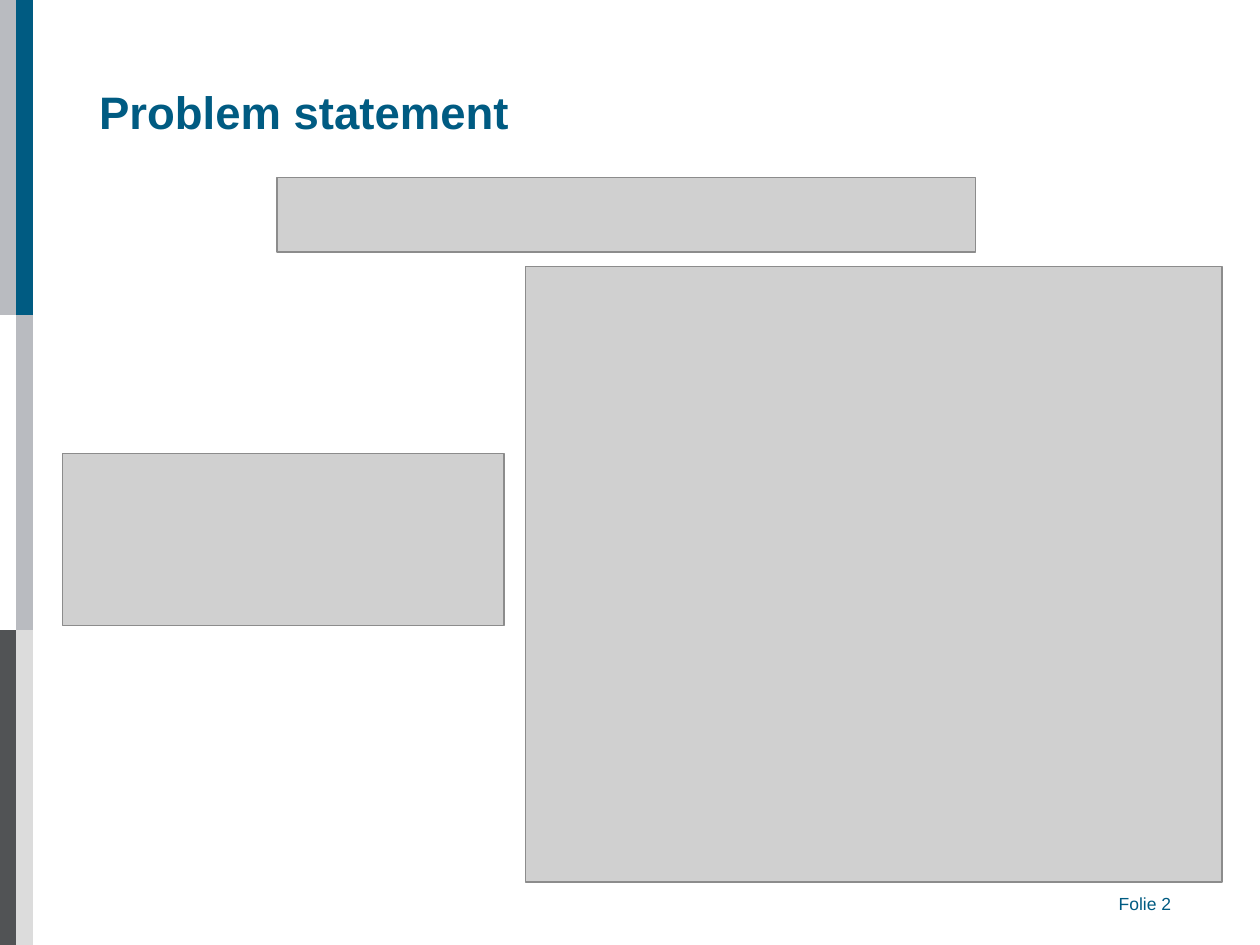
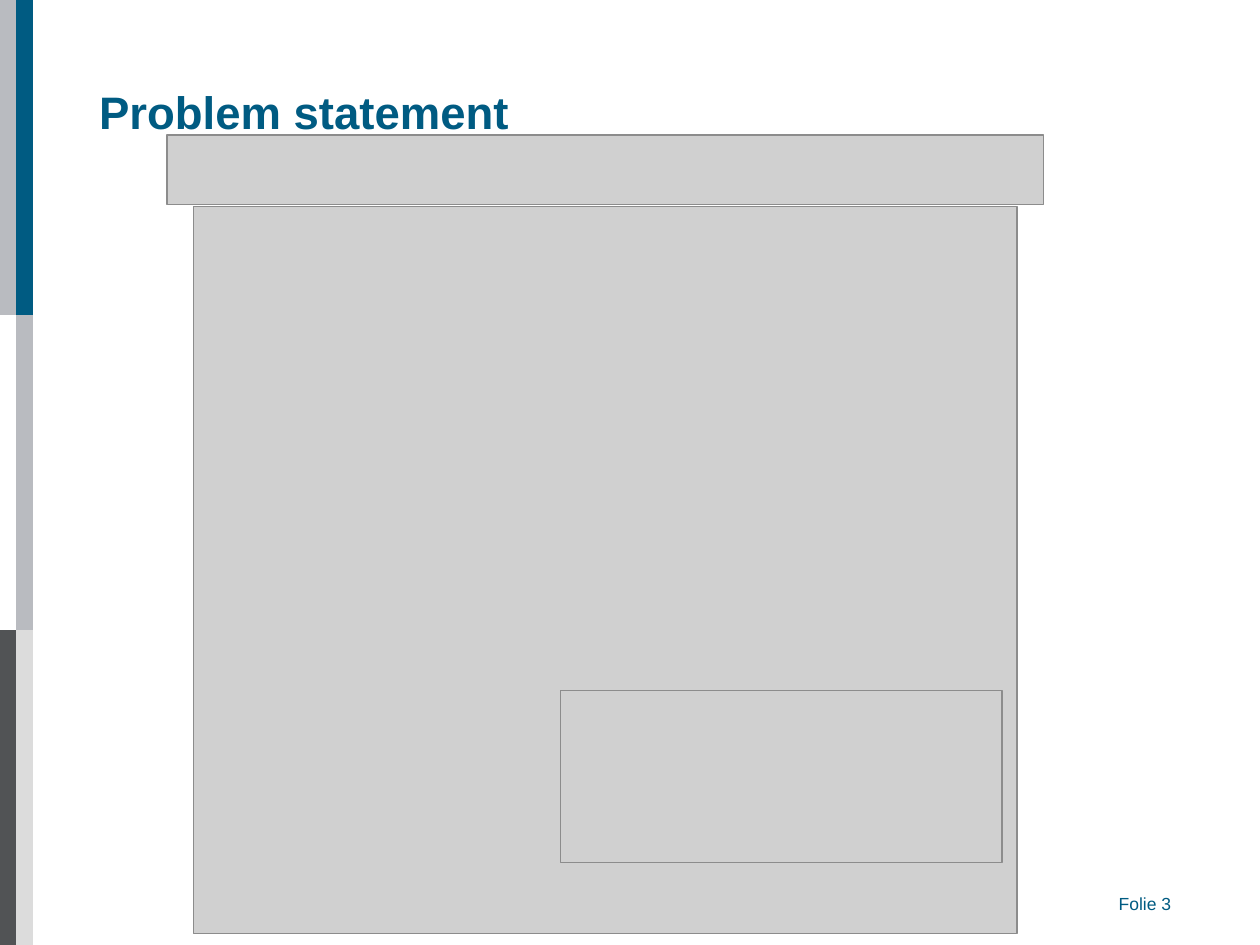
Before and after one commit to AlexAksentyev/EDM, a slide deck: slide 3 of Reports/CM/CM_proto.ppt (slide 2 before the commit). Drawn at 1260x945 pixels with LibreOffice and Linux fonts; fonts in the diff are those of the drawing; grey boxes stand for pictures; background and template pictures are left out. Boxes give left, top, right and bottom in pixels: in the first picture for what was removed or moved away, otherwise in the second. Text is boxed around its words. In the diff, an @@ line names an element or a change of style, - is before the commit and + after.

```diff
--- a/Reports/CM/CM_proto.ppt
+++ b/Reports/CM/CM_proto.ppt
@@ picture: place and size @@
-picture at (277, 178, 975, 252)
+picture at (166, 135, 1043, 204)
@@ picture: place and size @@
-picture at (525, 266, 1222, 882)
+picture at (193, 207, 1017, 934)
@@ picture: place and size @@
-picture at (62, 454, 504, 625)
+picture at (561, 690, 1003, 862)
@@ page number at (1119, 897, 1171, 910): text changed @@
-Folie 2
+Folie 3
```
Also in this commit, not shown: 2 other slides changed, 1 slide added, 1 other file.
